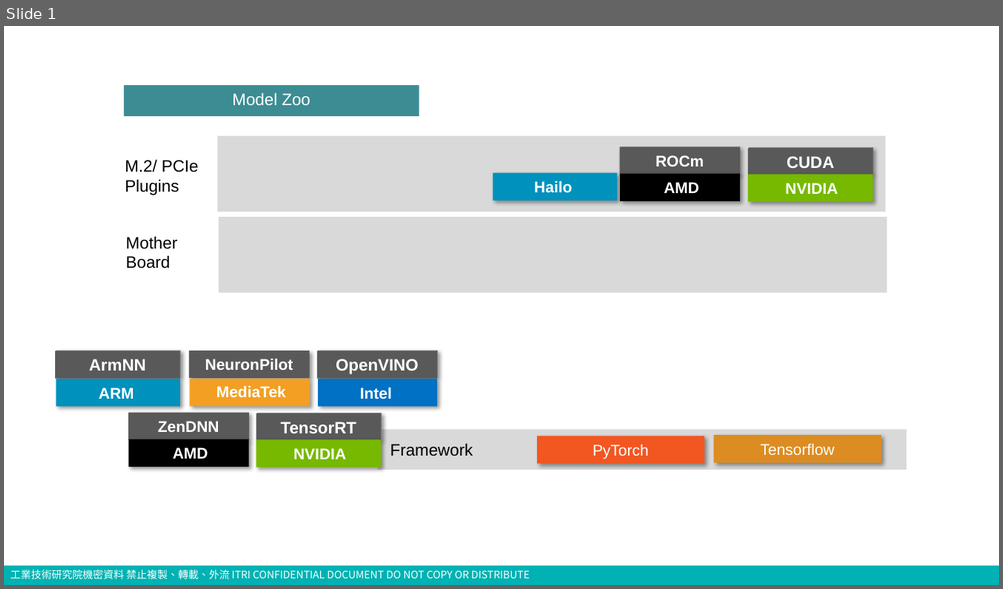
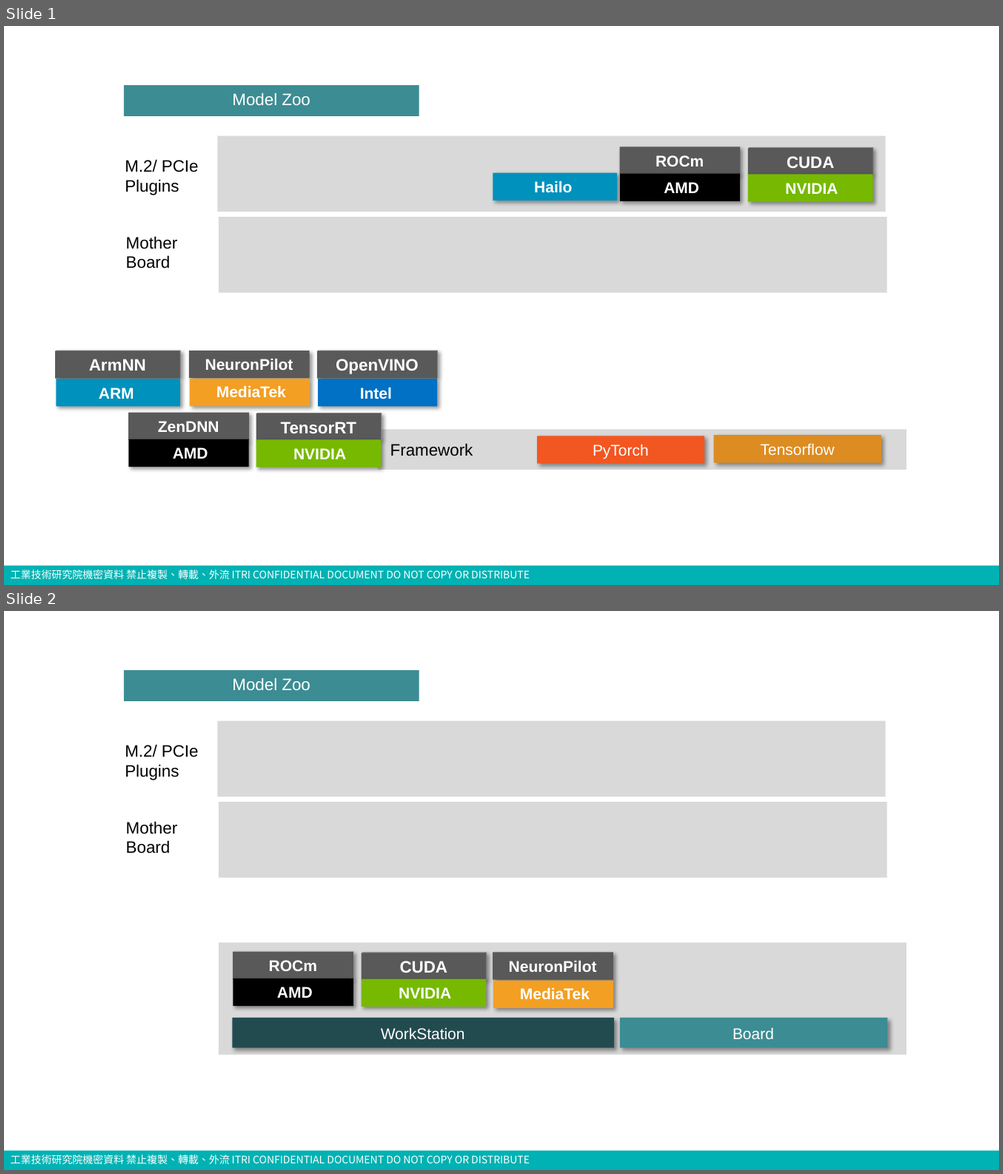
Before and after one commit to R300-AI/ITRI-AI-Hub, a slide deck: notebooks/software-support-metric.pptx. Shown one above the other, each under a label of ours: slide 1 before the commit, slides 1 and 2 after it. The pictures are 1003x589 and 1003x1174 pixels, drawn with LibreOffice and Linux fonts; fonts in the diff are those of the drawing; background and template pictures are left out. Boxes give left, top, right and bottom in pixels: in the first picture for what was removed or moved away, otherwise in the second. Text is boxed around its words. In the diff, an @@ line names an element or a change of style, - is before the commit and + after.

```diff
--- a/notebooks/software-support-metric.pptx
+++ b/notebooks/software-support-metric.pptx
@@ slide 2 added at (x1=4, y1=611, x2=999, y2=1170), background #FFFFFF; not listed: 2 template elements that a slide beside it also shows @@
@@ rectangle added at (x1=124, y1=671, x2=420, y2=701), fill #3C8C93, 16 pt, text #FFFFFF @@
+Model Zoo
@@ rectangle added at (x1=217, y1=721, x2=885, y2=797), fill #D9D9D9 @@
@@ text added at (x1=125, y1=744, x2=199, y2=780), 16 pt, text #000000 @@
+M.2/ PCIe
+Plugins
@@ rectangle added at (x1=219, y1=802, x2=888, y2=878), fill #D9D9D9 @@
@@ text added at (x1=126, y1=821, x2=177, y2=854), 16 pt, text #000000 @@
+Mother
+Board
@@ rectangle added at (x1=219, y1=943, x2=907, y2=1055), fill #D9D9D9 @@
@@ rectangle added at (x1=233, y1=952, x2=354, y2=980), fill #595959 @@
@@ text added at (x1=269, y1=960, x2=317, y2=971), 15 pt, text #FFFFFF, bold @@
+ROCm
@@ rectangle added at (x1=361, y1=954, x2=486, y2=981), fill #595959, 16 pt, text #FFFFFF, bold @@
+CUDA
@@ rectangle added at (x1=362, y1=953, x2=486, y2=980), fill #808080 @@
@@ rectangle added at (x1=492, y1=953, x2=614, y2=980), fill #595959 @@
@@ text added at (x1=509, y1=961, x2=597, y2=972), 15 pt, text #FFFFFF, bold @@
+NeuronPilot
@@ rectangle added at (x1=233, y1=979, x2=353, y2=1006), fill #000000 @@
@@ text added at (x1=277, y1=987, x2=313, y2=998), 15 pt, text #FFFFFF, bold @@
+AMD
@@ rectangle added at (x1=361, y1=980, x2=486, y2=1007), fill #76B900 @@
@@ text added at (x1=398, y1=988, x2=451, y2=999), 15 pt, text #FFFFFF, bold @@
+NVIDIA
@@ rectangle added at (x1=493, y1=981, x2=614, y2=1008), fill #F39F23 @@
@@ text added at (x1=520, y1=988, x2=589, y2=999), 15 pt, text #FFFFFF, bold @@
+MediaTek
@@ rectangle added at (x1=233, y1=1017, x2=614, y2=1048), fill #224B50 @@
@@ text added at (x1=381, y1=1028, x2=465, y2=1040), 15 pt, text #FFFFFF @@
+WorkStation
@@ rectangle added at (x1=620, y1=1017, x2=888, y2=1048), fill #3C8C93 @@
@@ text added at (x1=732, y1=1028, x2=774, y2=1039), 15 pt, text #FFFFFF @@
+Board
```
Also in this commit, not shown: 12 other files.
